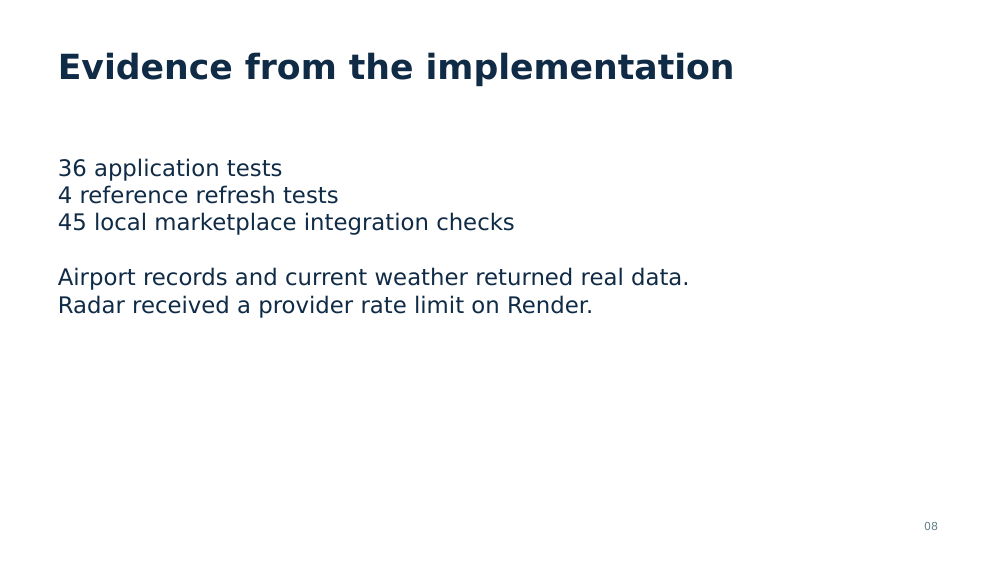
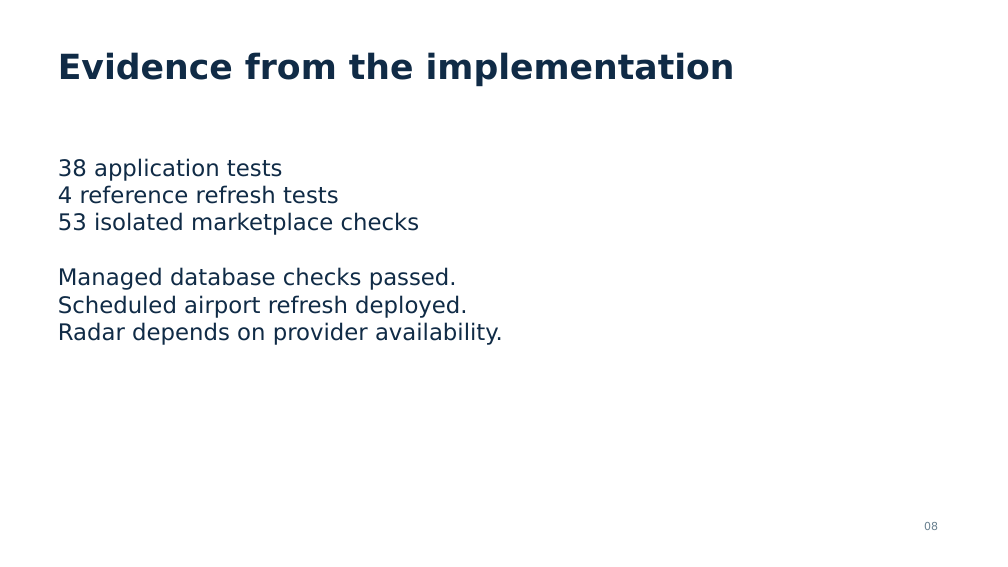
Before and after one commit to Hariharans1971/JetRelay, a slide deck: slide 8 of docs/JetRelay_Presentation.pptx. Drawn at 1008x567 pixels with LibreOffice and Linux fonts; fonts in the diff are those of the drawing. Boxes give left, top, right and bottom in pixels: in the first picture for what was removed or moved away, otherwise in the second. Text is boxed around its words. In the diff, an @@ line names an element or a change of style, - is before the commit and + after.

```diff
--- a/docs/JetRelay_Presentation.pptx
+++ b/docs/JetRelay_Presentation.pptx
@@ text at (58, 158, 283, 181): text changed @@
-36 application tests
+38 application tests
@@ text at (58, 212, 503, 345): text changed @@
-45 local marketplace integration checks
-Airport records and current weather returned real data.
-Radar received a provider rate limit on Render.
+53 isolated marketplace checks
+Managed database checks passed.
+Scheduled airport refresh deployed.
+Radar depends on provider availability.
```
Also in this commit, not shown: 1 other slide changed, 2 other files.
